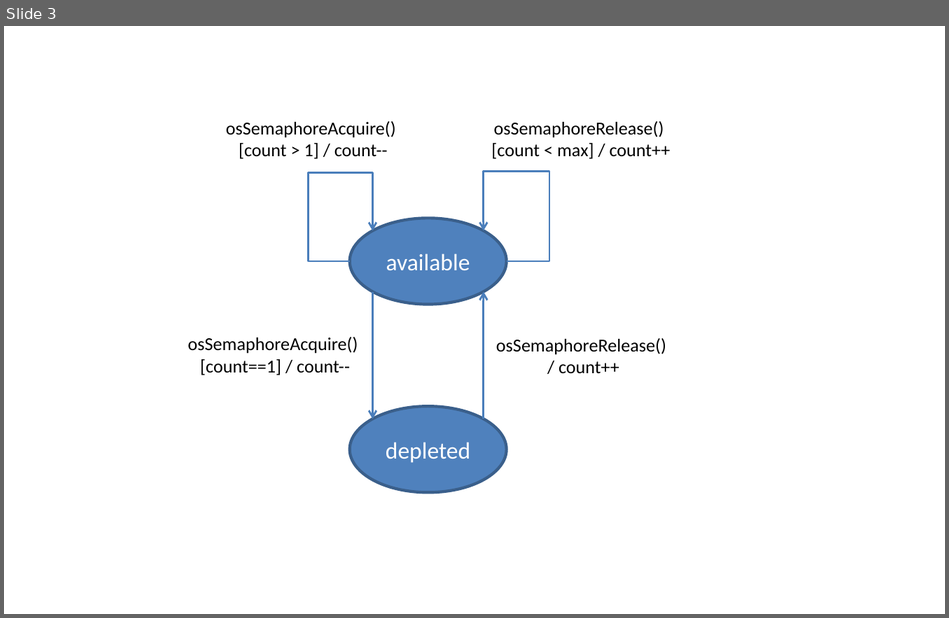
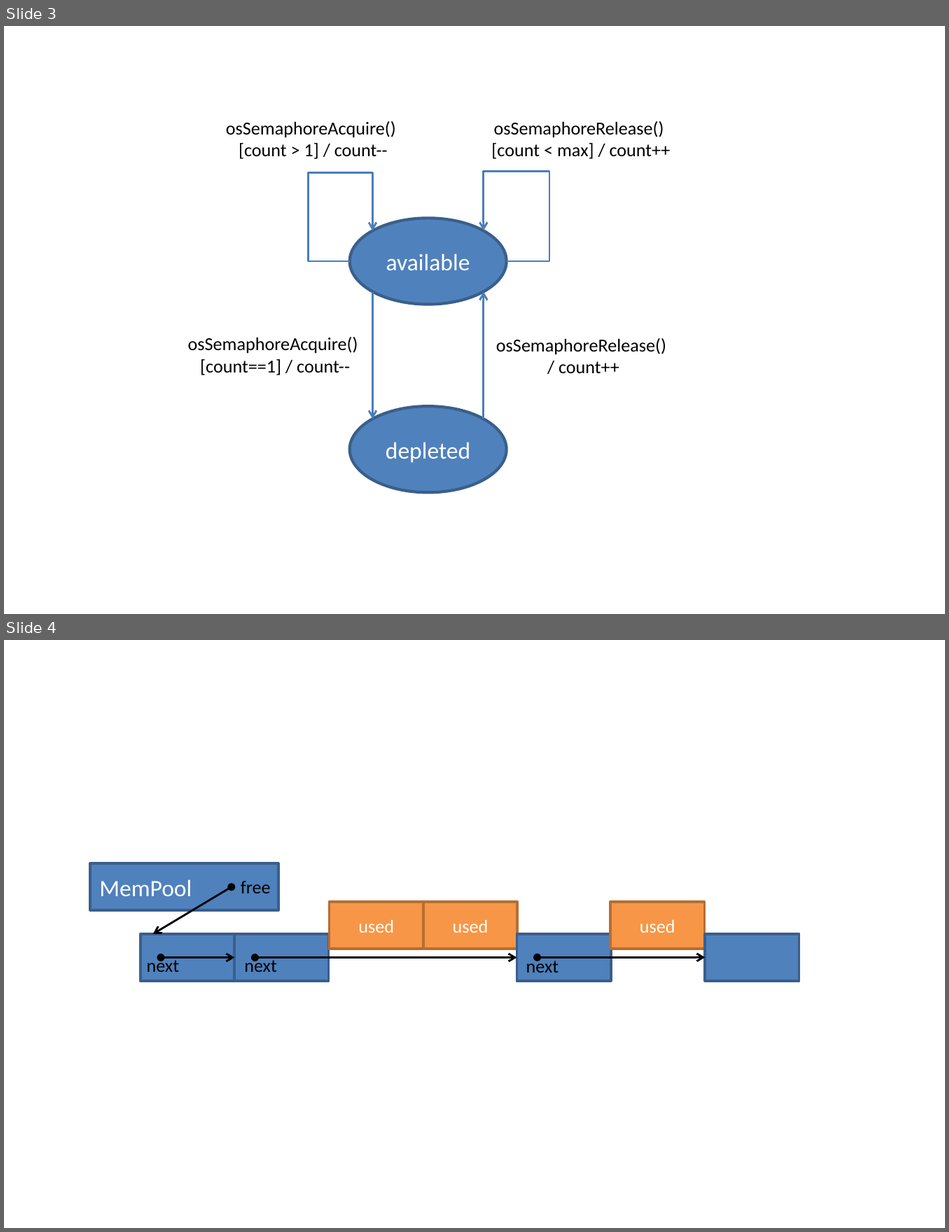
Before and after one commit to JonatanAntoni/CMSIS_6, a slide deck: doxygen/rtos2/src/images/TheoryOfOperation.pptx. Shown one above the other, each under a label of ours: slide 3 before the commit, slides 3 and 4 after it. The pictures are 949x618 and 949x1232 pixels, drawn with LibreOffice and Linux fonts; fonts in the diff are those of the drawing. Boxes give left, top, right and bottom in pixels: in the first picture for what was removed or moved away, otherwise in the second. Text is boxed around its words. In the diff, an @@ line names an element or a change of style, - is before the commit and + after.

Commit message:
Enhanced and unified CMSIS-RTOS2 MemPool documentation.

```diff
--- a/doxygen/rtos2/src/images/TheoryOfOperation.pptx
+++ b/doxygen/rtos2/src/images/TheoryOfOperation.pptx
@@ slide 4 added at (4, 640, 945, 1228), background #FFFFFF @@
@@ rectangle added at (91, 864, 278, 911), fill #4F81BD, outline #3A5F8C 2 pt, 18 pt, text #FFFFFF @@
+MemPool
@@ double arrow added from (231, 886) to (152, 933), #000000 1.5 pt @@
@@ text added at (241, 881, 271, 893), 14 pt, text #000000 @@
+free
@@ rectangle added at (330, 902, 423, 949), fill #F79646, outline #B76F34 2 pt, 14 pt, text #FFFFFF @@
+used
@@ rectangle added at (423, 902, 518, 949), fill #F79646, outline #B76F34 2 pt, 14 pt, text #FFFFFF @@
+used
@@ rectangle added at (611, 902, 705, 949), fill #F79646, outline #B76F34 2 pt, 14 pt, text #FFFFFF @@
+used
@@ rectangle added at (140, 933, 234, 981), fill #4F81BD, outline #3A5F8C 2 pt @@
@@ rectangle added at (234, 933, 329, 981), fill #4F81BD, outline #3A5F8C 2 pt @@
@@ rectangle added at (516, 933, 611, 981), fill #4F81BD, outline #3A5F8C 2 pt @@
@@ rectangle added at (705, 933, 799, 981), fill #4F81BD, outline #3A5F8C 2 pt @@
@@ text added at (147, 957, 180, 972), 14 pt, text #000000 @@
+next
@@ double arrow added from (161, 958) to (234, 958), #000000 1.5 pt @@
@@ text added at (244, 957, 277, 972), 14 pt, text #000000 @@
+next
@@ double arrow added from (255, 958) to (516, 958), #000000 1.5 pt @@
@@ text added at (526, 957, 559, 972), 14 pt, text #000000 @@
+next
@@ double arrow added from (537, 957) to (705, 957), #000000 1.5 pt @@
```
Also in this commit, not shown: 2 other files.
